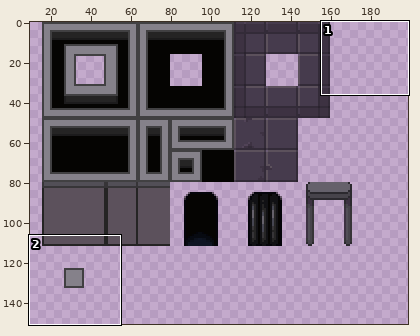
File history of a sprite sheet, Assets/Dungeon_001.png. Above: a wide view before the commit, with the close-up outlined.
Close-up. As it was:
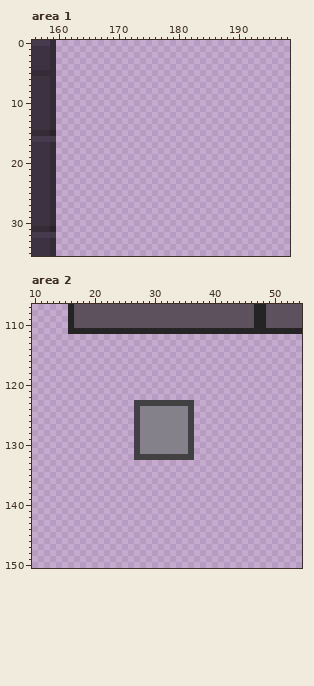
The file is 256x160 pixels. Colours within 5 levels of each other are drawn and written as one. Shown: area 1: x 156..198, y 0..35; area 2: x 10..54, y 107..150. The wide view leaves out empty margins.
Once edited:
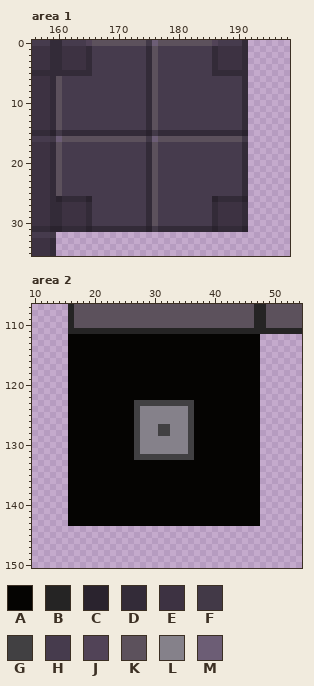
Palette (. is transparent): A #050402  B #252424  C #2a232e  D #332b38  E #3d3242  F #423947  G #414042  H #463b4d  J #514357  K #5c515c  L #85818a  M #6c5d75
Author's note on the commit: Dungeon tiles poo poo
Difference:
Area 1:
y 0: x 160..191 ................................ -> DHHHHJKKKKKKKKKFMKKKKKKKKKJHHHHD
y 1..4: x 160..191 ................................ -> DEEEEDHHHHHHHHHDKHHHHHHHHHDEEEED
y 5: x 160..191 ................................ -> DDDDDDHHHHHHHHHDKHHHHHHHHHDDDDDD
y 6..14: x 160..191 ................................ -> KHHHHHHHHHHHHHHDKHHHHHHHHHHHHHHD
y 15: x 160..191 ................................ -> FDDDDDDDDDDDDDDCFDDDDDDDDDDDDDDC
y 16: x 160..191 ................................ -> MKKKKKKKKKKKKKKFMKKKKKKKKKKKKKKF
y 17..25: x 160..191 ................................ -> KHHHHHHHHHHHHHHDKHHHHHHHHHHHHHHD
y 26: x 160..191 ................................ -> CDDDDCHHHHHHHHHDKHHHHHHHHHCDDDDC
y 27..30: x 160..191 ................................ -> DEEEEDHHHHHHHHHDKHHHHHHHHHDEEEED
y 31: x 160..191 ................................ -> CDDDDCDDDDDDDDDCFDDDDDDDDDCDDDDC
Area 2:
y 112..122: x 16..47 ................................ -> AAAAAAAAAAAAAAAAAAAAAAAAAAAAAAAA
y 123..126: x 16..26 ........... -> AAAAAAAAAAA; x 37..47 ........... -> AAAAAAAAAAA
y 127..128: x 16..26 ........... -> AAAAAAAAAAA; x 31..32 LL -> GG; x 37..47 ........... -> AAAAAAAAAAA
y 129..132: x 16..26 ........... -> AAAAAAAAAAA; x 37..47 ........... -> AAAAAAAAAAA
y 133..143: x 16..47 ................................ -> AAAAAAAAAAAAAAAAAAAAAAAAAAAAAAAA
Where, in picture pixels (left, top, right, bottom), the same in both close-ups:
added: (56, 40, 248, 232)
changed: (68, 334, 260, 526)
